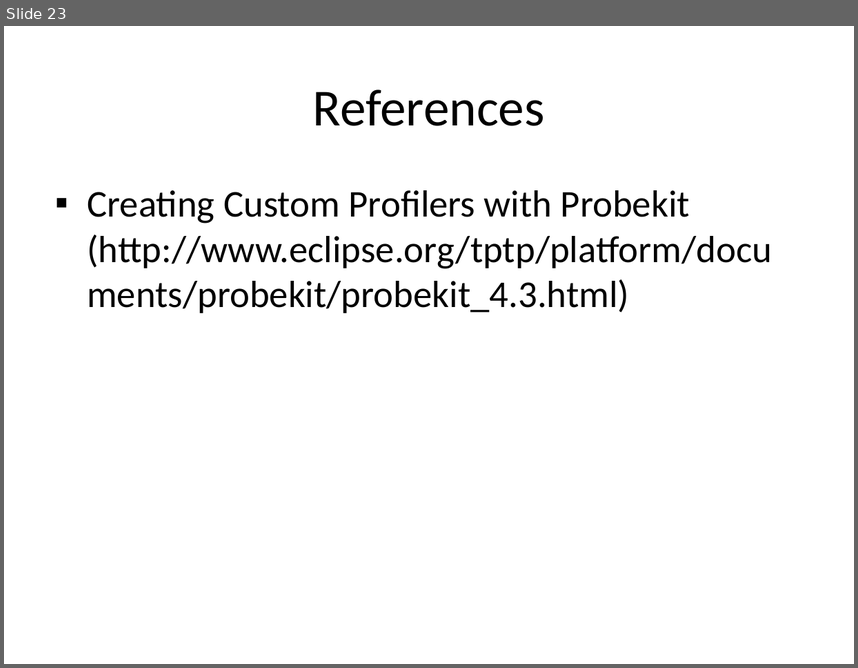
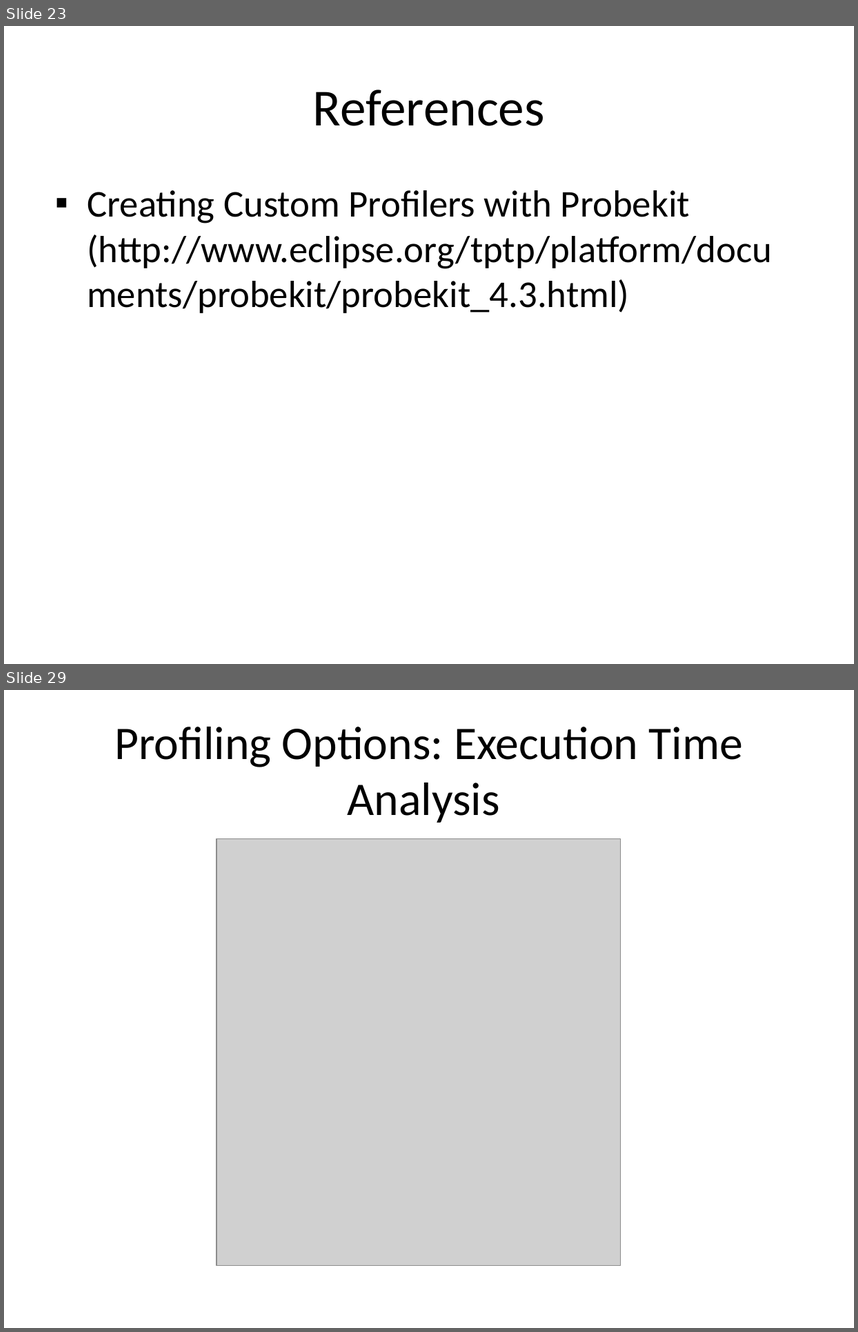
Before and after one commit to wsgan001/asegrp, a slide deck: papers/DRCPA/docs/PerfTest - Profiling via TPTP.pptx. Shown one above the other, each under a label of ours: slide 23 before the commit, slides 23 and 29 after it; the slides between them are not shown. The pictures are 858x668 and 858x1332 pixels, drawn with LibreOffice and Linux fonts; fonts in the diff are those of the drawing; grey boxes stand for pictures. Boxes give left, top, right and bottom in pixels: in the first picture for what was removed or moved away, otherwise in the second. Text is boxed around its words. In the diff, an @@ line names an element or a change of style, - is before the commit and + after.

```diff
--- a/papers/DRCPA/docs/PerfTest - Profiling via TPTP.pptx
+++ b/papers/DRCPA/docs/PerfTest - Profiling via TPTP.pptx
@@ slide 29 added at <box>4,690,854,1328</box>, background #FFFFFF @@
@@ title added at <box>114,727,743,822</box>, 39.6 pt, text #000000 @@
+Profiling Options: Execution Time Analysis
@@ picture added at <box>217,839,620,1265</box> @@
```
Also in this commit, not shown: 1 slide changed, 6 other slides added.
